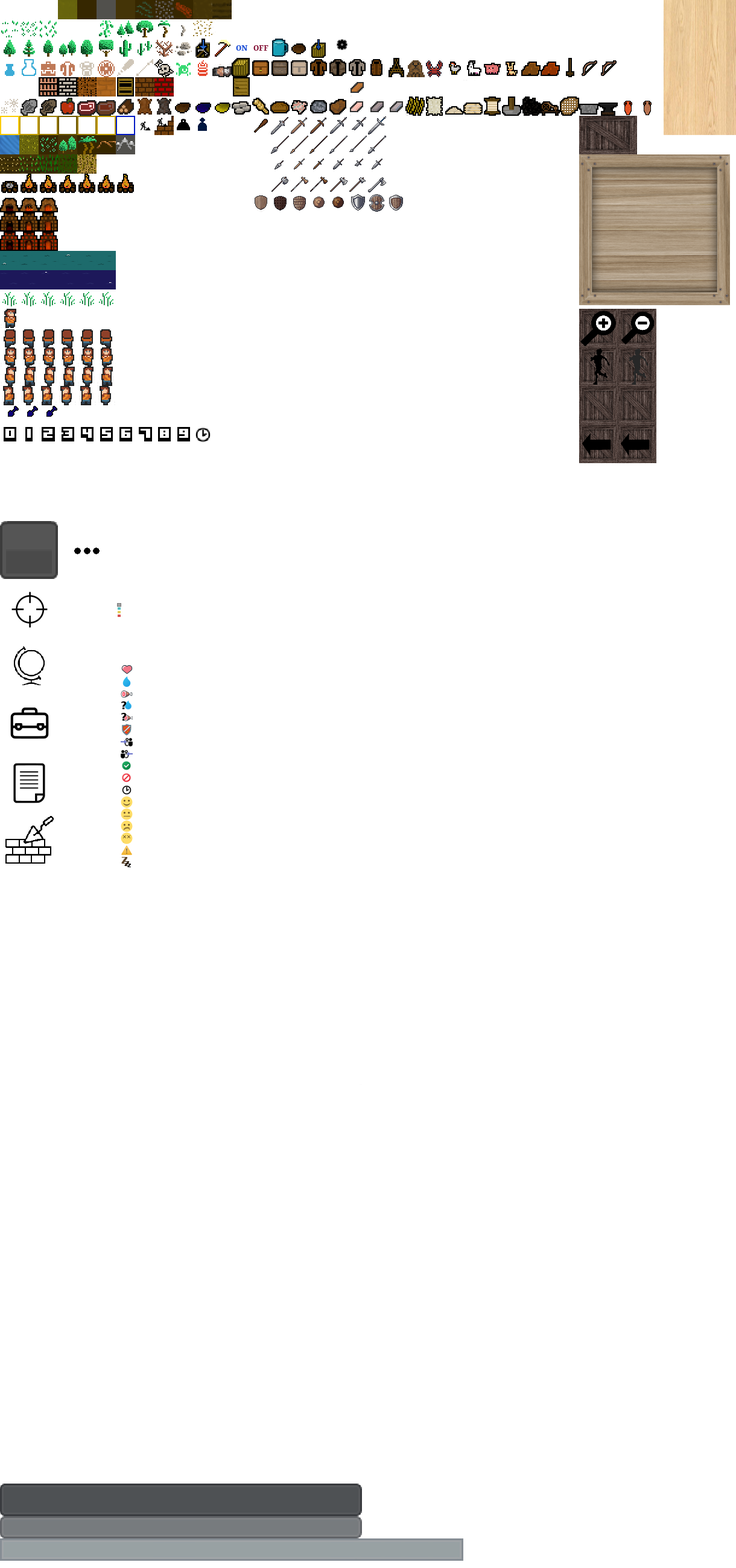
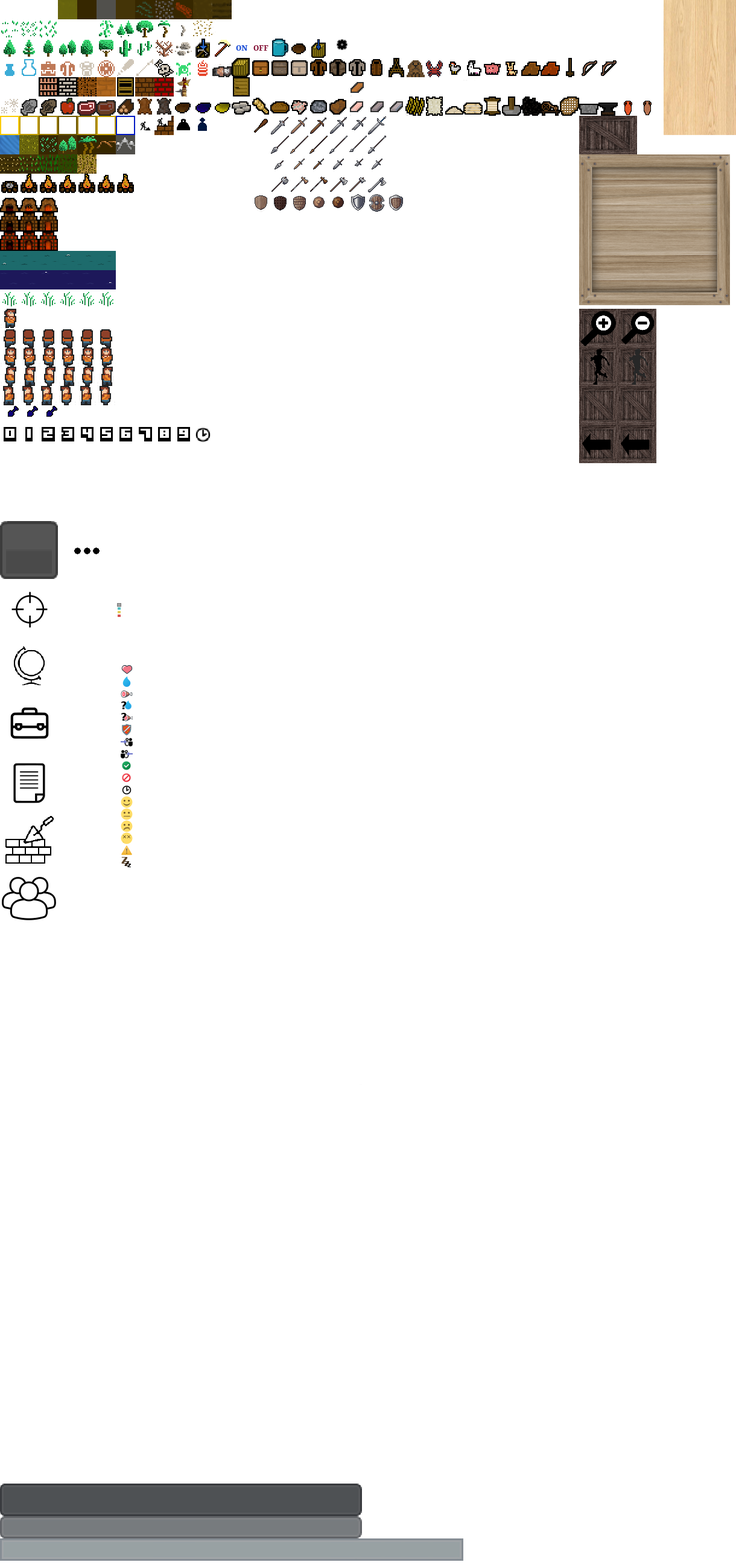
Before/after of a (736, 1568) layered artwork. What changed in the layer stack:
painted on "crate2_diffuse.png" over [left=1, top=77, right=191, bottom=921]
